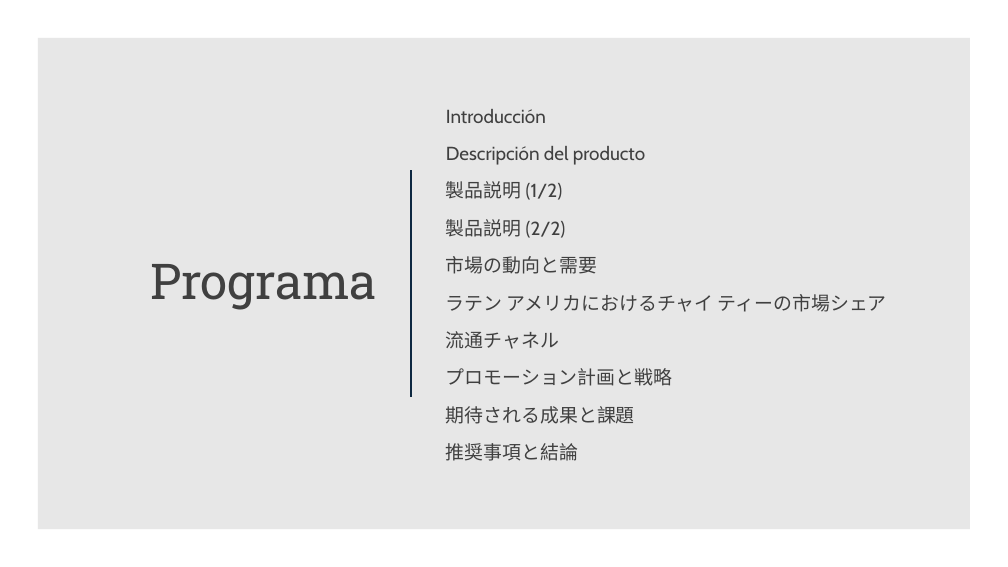
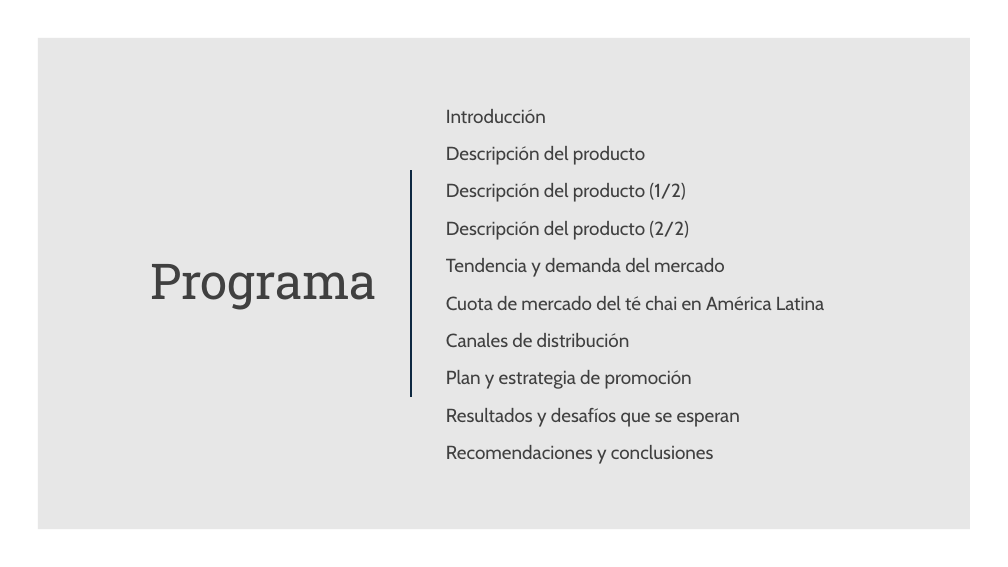
Before and after one commit to MicrosoftLearning/MS-4004-Empower-workforce-copilot-use-cases.es-es, a slide deck: slide 2 of ResourceFiles/Mystic Spice Premium Chai Market Analysis Presentation.pptx. Drawn at 1008x567 pixels with LibreOffice and Linux fonts; fonts in the diff are those of the drawing. Boxes give left, top, right and bottom in pixels: in the first picture for what was removed or moved away, otherwise in the second. Text is boxed around its words. In the diff, an @@ line names an element or a change of style, - is before the commit and + after.

```diff
--- a/ResourceFiles/Mystic Spice Premium Chai Market Analysis Presentation.pptx
+++ b/ResourceFiles/Mystic Spice Premium Chai Market Analysis Presentation.pptx
@@ text at (446,183,824,464): text changed @@
-  製品説明 (1/2)
-  製品説明 (2/2)
-  市場の動向と需要
-  ラテン アメリカにおけるチャイ ティーの市場シェア
-  流通チャネル
-  プロモーション計画と戦略
-  期待される成果と課題
-  推奨事項と結論
+  Descripción del producto (1/2)
+  Descripción del producto (2/2)
+  Tendencia y demanda del mercado
+  Cuota de mercado del té chai en América Latina
+  Canales de distribución
+  Plan y estrategia de promoción
+  Resultados y desafíos que se esperan
+  Recomendaciones y conclusiones
```
Also in this commit, not shown: 13 other slides changed, 32 other files.
